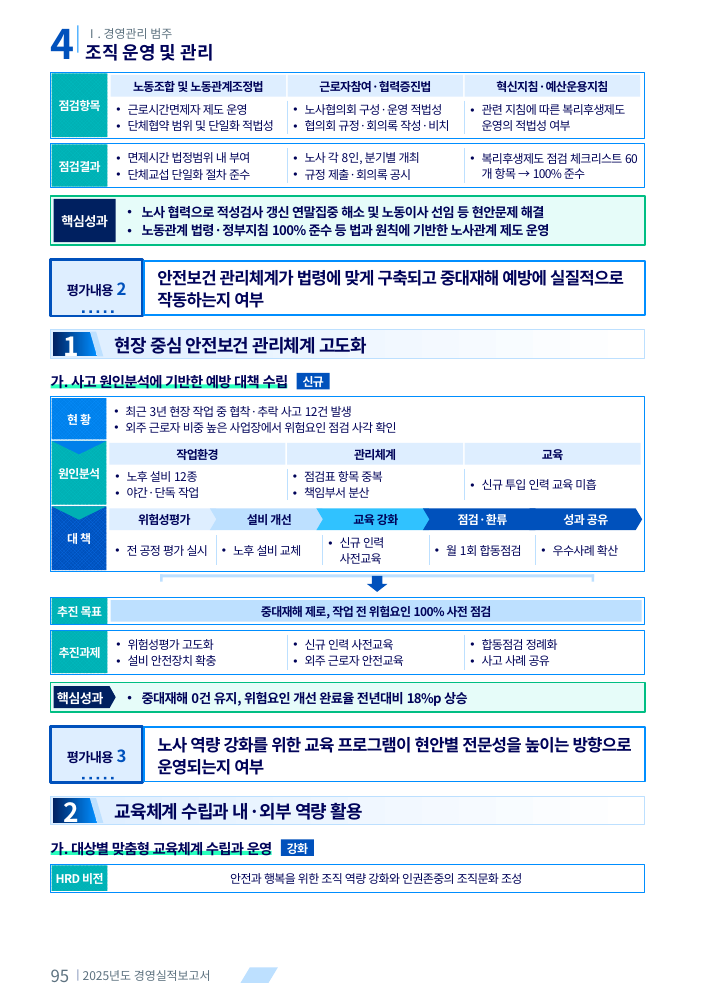
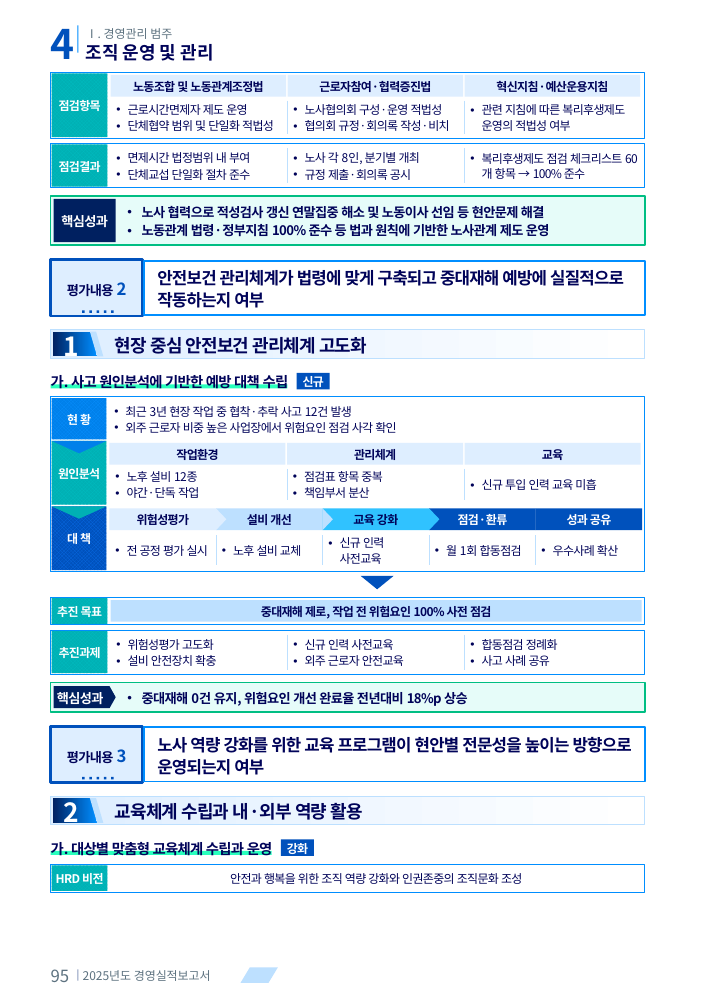
Before and after one commit to khjlsi-creator/claude, a slide deck: slide 3 of korad-경영평가-ppt/KORAD_경영평가_블록_예시.pptx. Drawn at 713x1008 pixels with LibreOffice and Linux fonts; fonts in the diff are those of the drawing. Boxes give left, top, right and bottom in pixels: in the first picture for what was removed or moved away, otherwise in the second. Text is boxed around its words. In the diff, an @@ line names an element or a change of style, - is before the commit and + after.

```diff
--- a/korad-경영평가-ppt/KORAD_경영평가_블록_예시.pptx
+++ b/korad-경영평가-ppt/KORAD_경영평가_블록_예시.pptx
@@ rectangle "위험성평가" resized from (x1=109, y1=509, x2=222, y2=530) to (x1=109, y1=509, x2=216, y2=530) @@
@@ rectangle "위험성평가" at (x1=109, y1=509, x2=216, y2=530): pentagon arrow to rectangle @@
@@ rectangle "설비 개선" resized from (x1=210, y1=509, x2=328, y2=530) to (x1=216, y1=509, x2=323, y2=530) @@
@@ freeform shape added at (x1=216, y1=509, x2=227, y2=530), fill #DEEEFF @@
@@ rectangle "교육 강화" resized from (x1=316, y1=509, x2=435, y2=530) to (x1=322, y1=509, x2=429, y2=530) @@
@@ freeform shape added at (x1=322, y1=509, x2=333, y2=530), fill #BDE0FF @@
@@ chevron to rectangle in 4 elements at (x1=535, y1=509, x2=642, y2=530), (x1=322, y1=509, x2=429, y2=530), (x1=216, y1=509, x2=323, y2=530), (x1=429, y1=509, x2=536, y2=530) @@
@@ rectangle "점검·환류" resized from (x1=422, y1=509, x2=541, y2=530) to (x1=429, y1=509, x2=536, y2=530) @@
@@ freeform shape added at (x1=429, y1=509, x2=440, y2=530), fill #30C2FF @@
@@ rectangle "성과 공유" resized from (x1=529, y1=509, x2=642, y2=530) to (x1=535, y1=509, x2=642, y2=530) @@
@@ freeform shape added at (x1=535, y1=509, x2=546, y2=530), fill #0051BC @@
@@ rectangle removed at (x1=160, y1=574, x2=594, y2=578) @@
@@ rectangle removed at (x1=160, y1=574, x2=163, y2=581) @@
@@ freeform shape added at (x1=360, y1=576, x2=393, y2=590), fill #0051BC @@
@@ down arrow removed at (x1=366, y1=576, x2=387, y2=592) @@
@@ rectangle removed at (x1=591, y1=574, x2=594, y2=581) @@
```
Also in this commit, not shown: 3 other slides changed, 9 other files.
